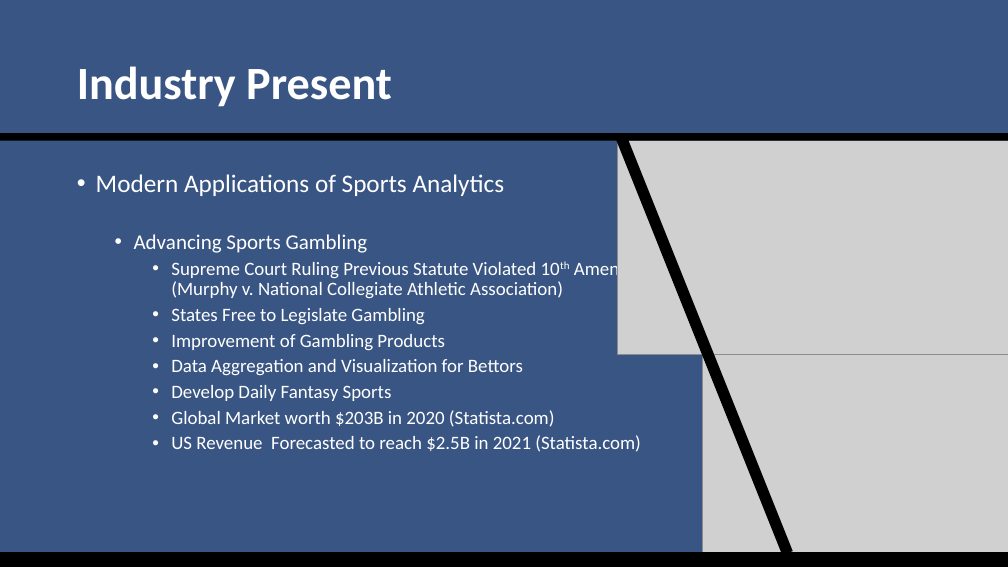
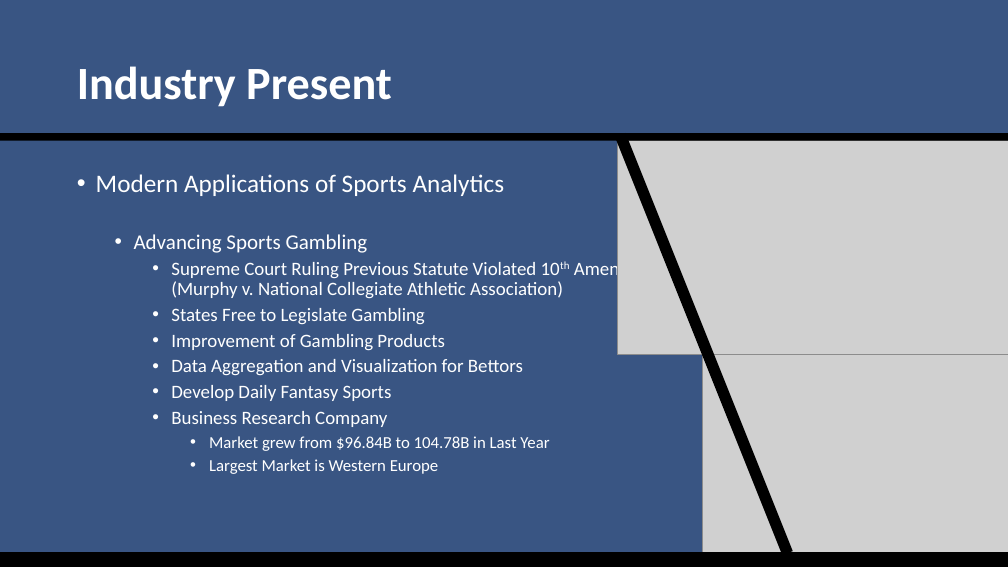
Before and after one commit to SuperMarioGiacomazzo/STOR538_WEBSITE, a slide deck: slide 12 of Slides/Sports Analytics 3/Sports_Analytics_3_Lecture.pptx (slide 11 before the commit). Drawn at 1008x567 pixels with LibreOffice and Linux fonts; fonts in the diff are those of the drawing; grey boxes stand for pictures. Boxes give left, top, right and bottom in pixels: in the first picture for what was removed or moved away, otherwise in the second. Text is boxed around its words. In the diff, an @@ line names an element or a change of style, - is before the commit and + after.

```diff
--- a/Slides/Sports Analytics 3/Sports_Analytics_3_Lecture.pptx
+++ b/Slides/Sports Analytics 3/Sports_Analytics_3_Lecture.pptx
@@ text at (171, 411, 549, 474): text changed; size 18 to 16 pt @@
-    • Global Market worth $203B in 2020 (Statista.com)
-    • US Revenue Forecasted to reach $2.5B in 2021 (Statista.com)
+    • Business Research Company
+      • Market grew from $96.84B to 104.78B in Last Year
+      • Largest Market is Western Europe
```
Also in this commit, not shown: 7 other slides changed, 2 slides added, 3 other files.
